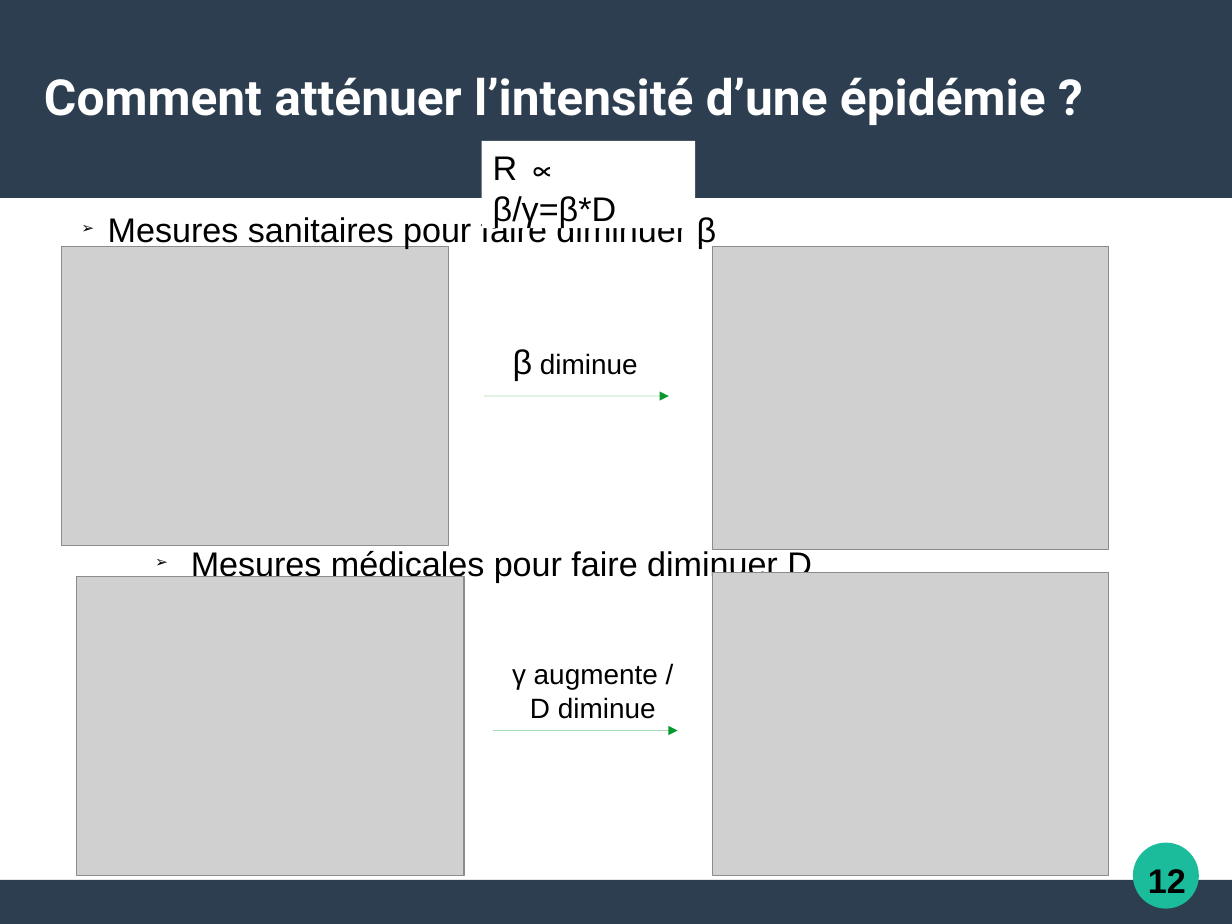
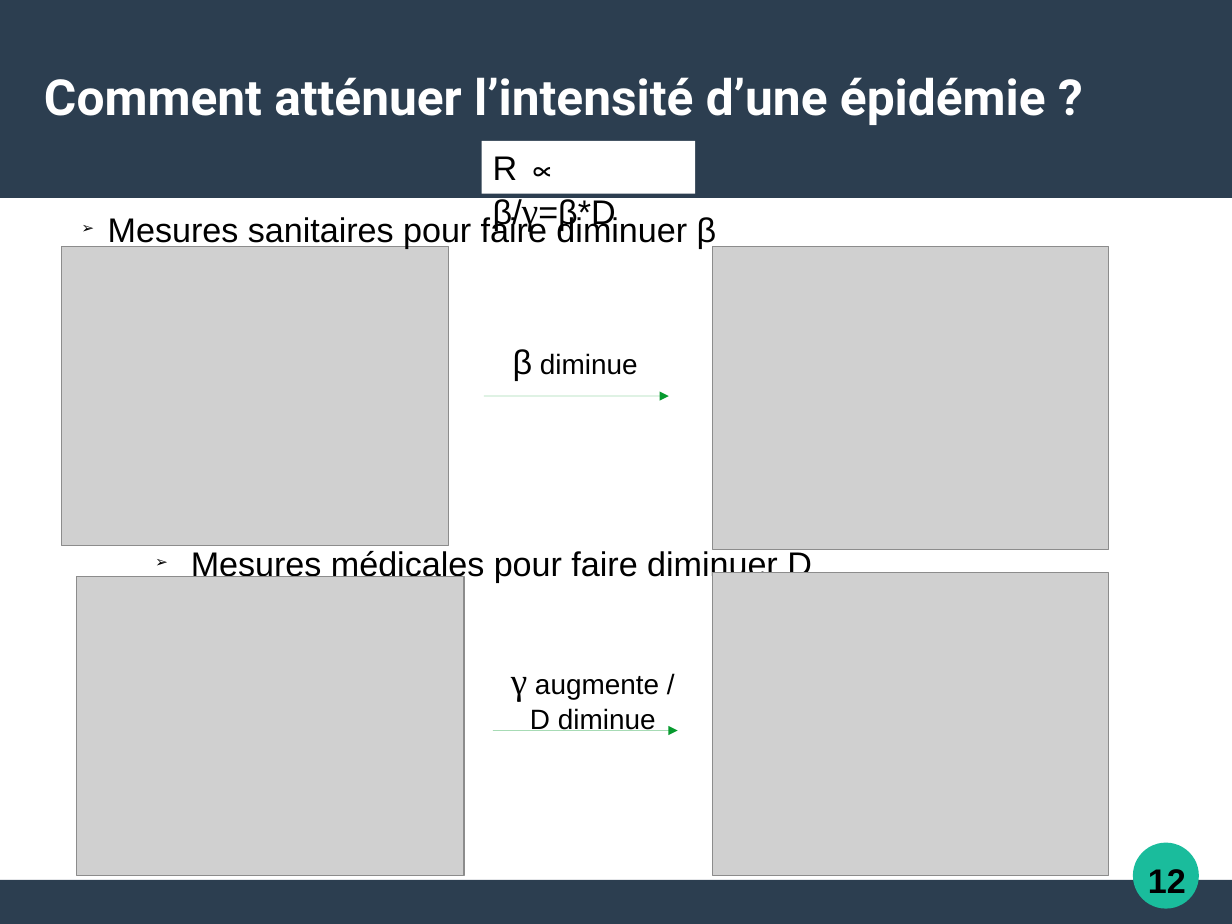
Before and after one commit to Alexia57/TIPE-2021-MP, a slide deck: slide 13 of Tipe_presentation.odp. Drawn at 1232x924 pixels with LibreOffice and Linux fonts; fonts in the diff are those of the drawing; grey boxes stand for pictures. Boxes give left, top, right and bottom in pixels: in the first picture for what was removed or moved away, otherwise in the second. Text is boxed around its words. In the diff, an @@ line names an element or a change of style, - is before the commit and + after.

```diff
--- a/Tipe_presentation.odp
+++ b/Tipe_presentation.odp
@@ rectangle "R ∝ β/γ=β*D": place and size @@
-rectangle "R ∝ β/γ=β*D" at <box>482,141,695,228</box>
+rectangle "R ∝ β/γ=β*D" at <box>482,141,695,193</box>
@@ rectangle "R ∝ β/γ=β*D" at <box>482,141,695,193</box>: size 22 to 24 pt, font Arial to Times New Roman in "β/γ=β*D"; bold on in "∝" @@
@@ text "γ augmente / D diminue" at <box>511,676,659,731</box>: size 18 to 24 pt, font Arial to Times New Roman in "γ" @@
```
Also in this commit, not shown: 8 other slides changed, 1 other file.
